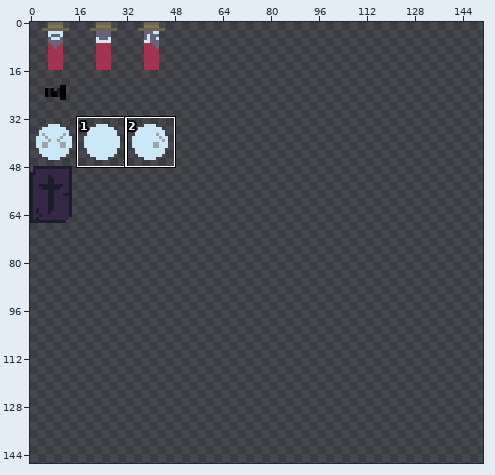
Two versions of one sprite sheet, assets/sprites/spritesheet.png. Above, an overview of the earlier version with the close-up marked.
Close-up. Earlier state:
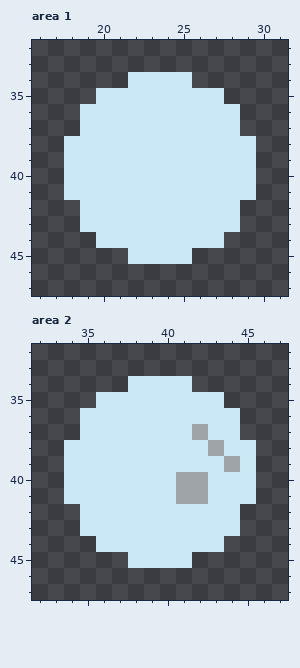
The file is 160x160 pixels. Shown: area 1: x 16..31, y 32..47; area 2: x 32..47, y 32..47. The wide view leaves out empty margins. The commit also changed other parts of the picture, which this record leaves out.
Once edited:
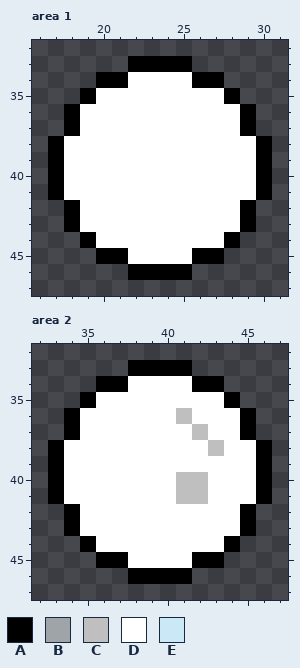
Palette (. is transparent): A #000000  B #9ea4a7  C #bfbfbf  D #ffffff  E #cbe8f7
Diff:
Changed rows in their new state; - is an unchanged pixel.
Area 1:
first column x 17:
33 -----AAAA-----
34 ---AADDDDAA---
35 --ADDDDDDDDA--
36 -ADDDDDDDDDDA-
37 -ADDDDDDDDDDA-
38 ADDDDDDDDDDDDA
39 ADDDDDDDDDDDDA
40 ADDDDDDDDDDDDA
41 ADDDDDDDDDDDDA
42 -ADDDDDDDDDDA-
43 -ADDDDDDDDDDA-
44 --ADDDDDDDDA--
45 ---AADDDDAA---
46 -----AAAA-----
Area 2:
first column x 33:
33 -----AAAA-----
34 ---AADDDDAA---
35 --ADDDDDDDDA--
36 -ADDDDDDCDDDA-
37 -ADDDDDDDCDDA-
38 ADDDDDDDDDCDDA
39 ADDDDDDDDDDDDA
40 ADDDDDDDCCDDDA
41 ADDDDDDDCCDDDA
42 -ADDDDDDDDDDA-
43 -ADDDDDDDDDDA-
44 --ADDDDDDDDA--
45 ---AADDDDAA---
46 -----AAAA-----
Changed places in both close-ups, as pixel boxes (x1, y1, x2, y2):
changed: (48, 56, 272, 280)
changed: (48, 360, 272, 584)
